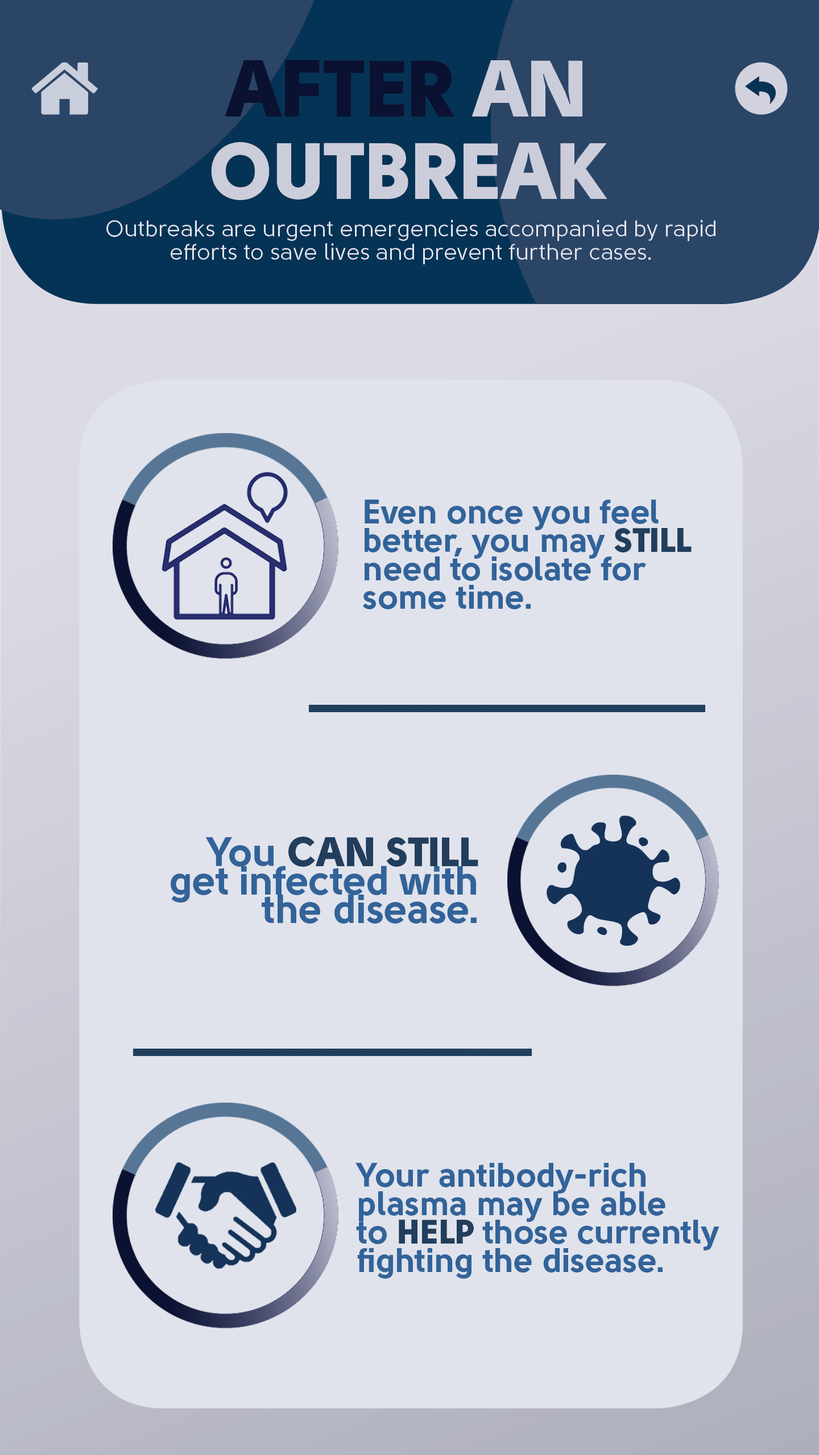
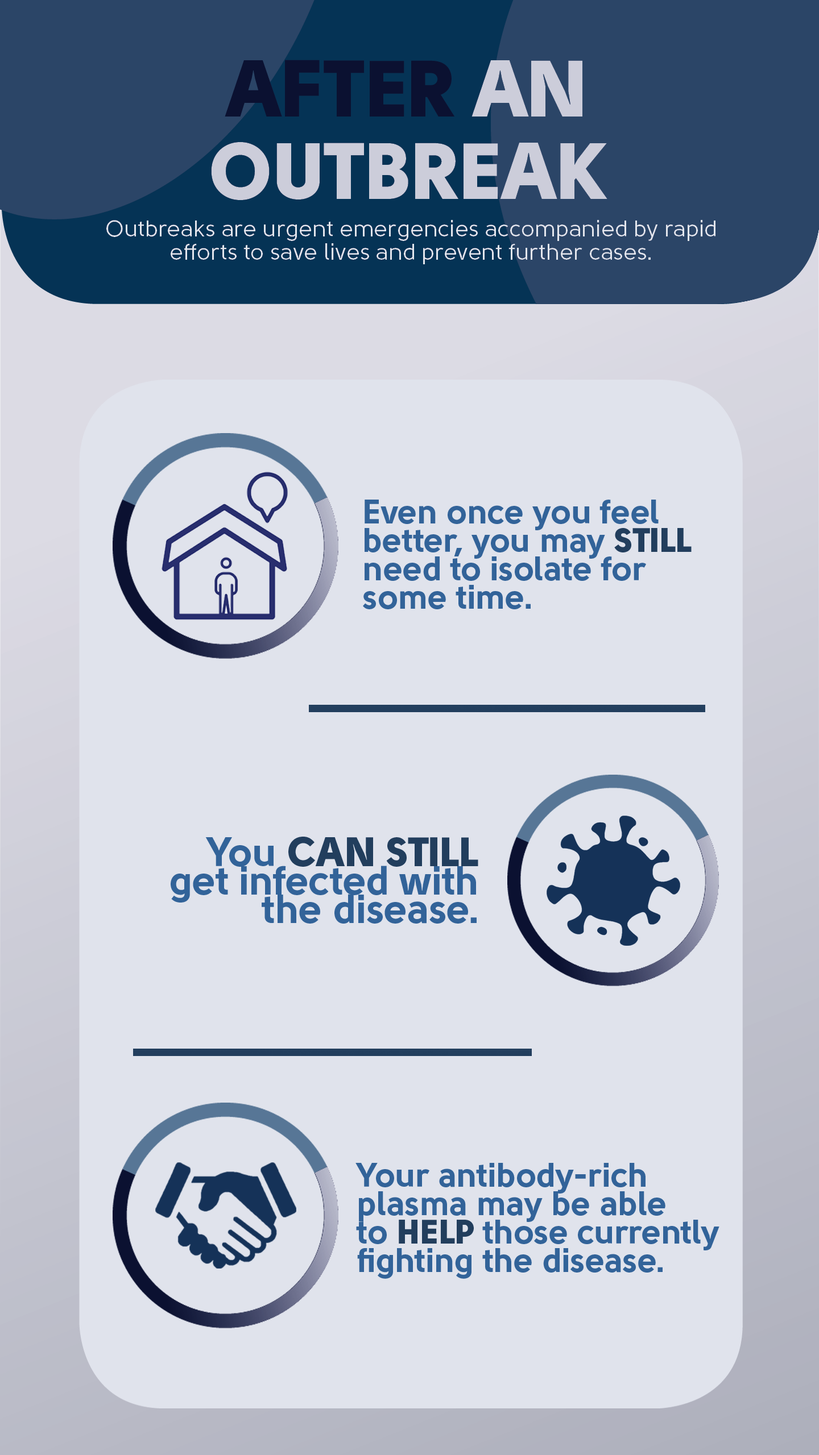
Layer changes from the first 819x1455 image to the second:
hid "home" over [31, 61, 98, 115]
hid "back" over [734, 61, 788, 115]
